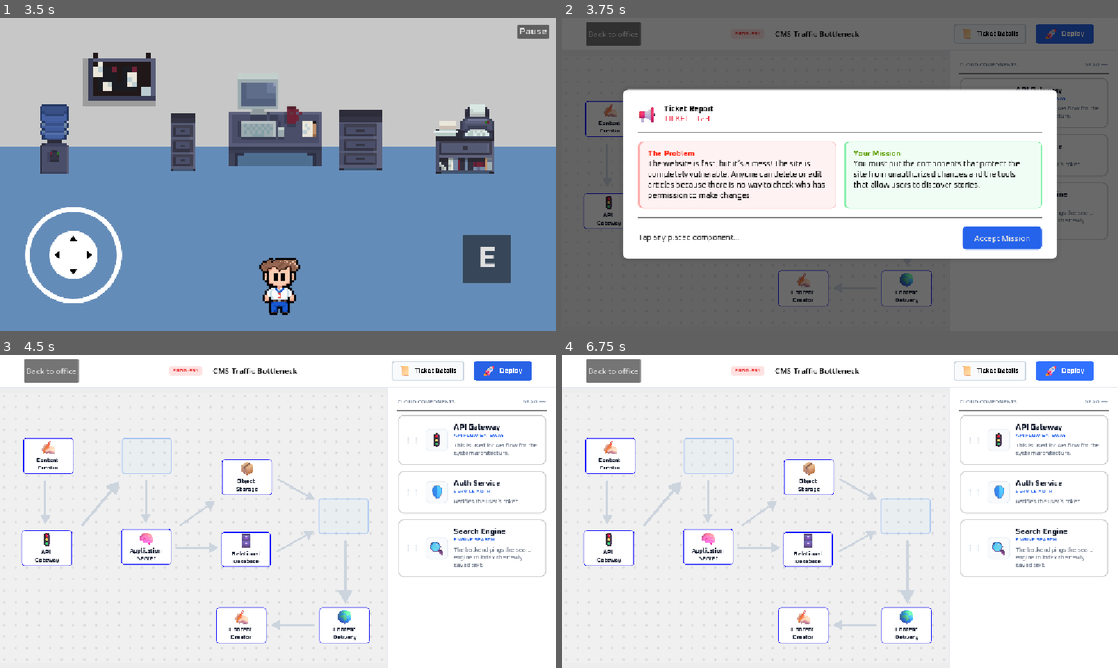
Above: before the commit, frames 1-4 (two rows, left to right).
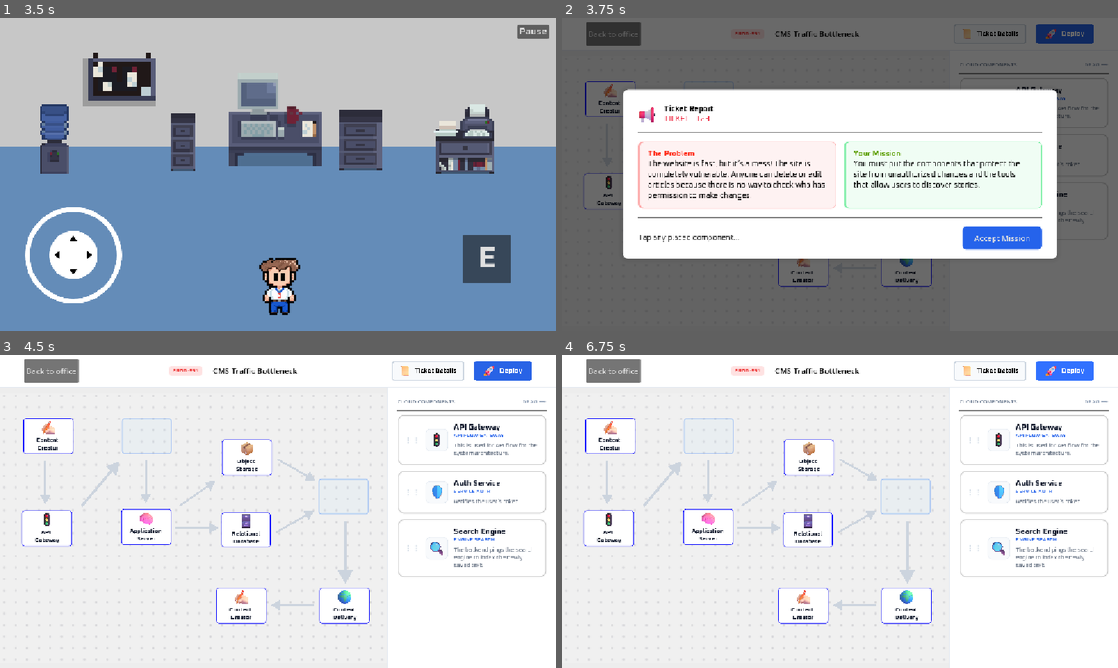
Above: after the commit, the same moments.

Repository: DezJukes/tech-ticket-hero
Game: Godot game, scene res://Scenes/Menu/main_menu.tscn
The game is run twice, just before and just after one commit, with the same random seed, the same clock (stepped at 60 frames per second) and the same inputs.
Inputs (mouse positions are in pixels of both pictures, inside the frame that each line leads up to):
- Up to frame 1 (3.5 s): move the mouse to (400, 158) at 0.52 s; hold D (move_right) 0.53-1.25 s; tap E (interact) at 0.6 s; click (400, 158) at 0.67 s; drag from (166, 190) to (250, 237) at 1.27 s; click (278, 212) at 2 s; click (272, 193) at 2.75 s
- Up to frame 2 (3.75 s): click "E" at 3.5 s
- Up to frame 3 (4.5 s): click "Accept Mission" at 4.25 s
- Up to frame 4 (6.75 s): click (990, 370) at 5 s; click "Accept Mission" at 5.75 s; click (1062, 370) at 6.5 s

Frame 1 is identical in both runs. In frame 2, 1.2% of the frame differs, in the area x 4-67%, y 20-93%; in frame 3, 4.3%, in the area x 3-67%, y 20-93%; in frame 4, 4.3%.

Commit message:
Checkpoint; TODO: Finish the other Architectures

Diff:
--- a/Scenes/System Architecture Gameplay/GameInterface.tscn
+++ b/Scenes/System Architecture Gameplay/GameInterface.tscn
@@ -158,9 +158,9 @@
 anchor_right = 0.0
 anchor_bottom = 0.0
 offset_left = 49.0
-offset_top = 96.0
+offset_top = 55.0
 offset_right = 149.0
-offset_bottom = 166.0
+offset_bottom = 125.0
 grow_horizontal = 1
 grow_vertical = 1
 
@@ -170,9 +170,9 @@
 anchor_right = 0.0
 anchor_bottom = 0.0
 offset_left = 449.0
-offset_top = 447.0
+offset_top = 406.0
 offset_right = 549.0
-offset_bottom = 517.0
+offset_bottom = 476.0
 grow_horizontal = 1
 grow_vertical = 1
 
@@ -182,9 +182,9 @@
 anchor_right = 0.0
 anchor_bottom = 0.0
 offset_left = 46.0
-offset_top = 287.0
+offset_top = 246.0
 offset_right = 146.0
-offset_bottom = 357.0
+offset_bottom = 316.0
 grow_horizontal = 1
 grow_vertical = 1
 
@@ -194,9 +194,9 @@
 anchor_right = 0.0
 anchor_bottom = 0.0
 offset_left = 661.0
-offset_top = 221.0
+offset_top = 180.0
 offset_right = 761.0
-offset_bottom = 291.0
+offset_bottom = 250.0
 grow_horizontal = 1
 grow_vertical = 1
 expected_component = "Search Engine"
@@ -207,9 +207,9 @@
 anchor_right = 0.0
 anchor_bottom = 0.0
 offset_left = 252.0
-offset_top = 284.0
+offset_top = 243.0
 offset_right = 352.0
-offset_bottom = 354.0
+offset_bottom = 313.0
 grow_horizontal = 1
 grow_vertical = 1
 
@@ -219,9 +219,9 @@
 anchor_right = 0.0
 anchor_bottom = 0.0
 offset_left = 461.0
-offset_top = 140.0
+offset_top = 99.0
 offset_right = 561.0
-offset_bottom = 210.0
+offset_bottom = 169.0
 grow_horizontal = 1
 grow_vertical = 1
 
@@ -231,9 +231,9 @@
 anchor_right = 0.0
 anchor_bottom = 0.0
 offset_left = 459.0
-offset_top = 290.0
+offset_top = 249.0
 offset_right = 559.0
-offset_bottom = 360.0
+offset_bottom = 319.0
 grow_horizontal = 1
 grow_vertical = 1
 
@@ -243,9 +243,9 @@
 anchor_right = 0.0
 anchor_bottom = 0.0
 offset_left = 253.0
-offset_top = 96.0
+offset_top = 55.0
 offset_right = 353.0
-offset_bottom = 166.0
+offset_bottom = 125.0
 grow_horizontal = 1
 grow_vertical = 1
 expected_component = "Auth Service"
@@ -256,9 +256,9 @@
 anchor_right = 0.0
 anchor_bottom = 0.0
 offset_left = 663.0
-offset_top = 447.0
+offset_top = 406.0
 offset_right = 763.0
-offset_bottom = 517.0
+offset_bottom = 476.0
 grow_horizontal = 1
 grow_vertical = 1
 
@@ -266,9 +266,9 @@
 custom_minimum_size = Vector2(32, 32)
 layout_mode = 0
 offset_left = 63.0
-offset_top = 168.0
+offset_top = 127.0
 offset_right = 123.0
-offset_bottom = 288.0
+offset_bottom = 247.0
 texture = ExtResource("16_nprbw")
 expand_mode = 1
 stretch_mode = 5
@@ -277,9 +277,9 @@
 custom_minimum_size = Vector2(32, 32)
 layout_mode = 0
 offset_left = 271.0
-offset_top = 166.0
+offset_top = 125.0
 offset_right = 331.0
-offset_bottom = 286.0
+offset_bottom = 245.0
 texture = ExtResource("16_nprbw")
 expand_mode = 1
 stretch_mode = 5
@@ -288,9 +288,9 @@
 custom_minimum_size = Vector2(32, 32)
 layout_mode = 0
 offset_left = 671.0
-offset_top = 286.0
+offset_top = 245.0
 offset_right = 758.0
-offset_bottom = 460.0
+offset_bottom = 419.0
 texture = ExtResource("16_nprbw")
 expand_mode = 1
 stretch_mode = 5
@@ -298,10 +298,10 @@
 [node name="Arrow2" type="TextureRect" parent="Workspace/BoardArea/TextureRect" unique_id=461042442]
 custom_minimum_size = Vector2(32, 32)
 layout_mode = 0
-offset_left = 187.00002
-offset_top = 317.00003
+offset_left = 187.00003
+offset_top = 276.0
 offset_right = 268.35608
-offset_bottom = 479.7122
+offset_bottom = 438.71216
 rotation = -2.443461
 texture = ExtResource("16_nprbw")
 expand_mode = 1
@@ -311,9 +311,9 @@
 custom_minimum_size = Vector2(32, 32)
 layout_mode = 0
 offset_left = 377.0
-offset_top = 308.0
+offset_top = 267.0
 offset_right = 437.0
-offset_bottom = 428.0
+offset_bottom = 387.0
 rotation = -2.1816616
 texture = ExtResource("16_nprbw")
 expand_mode = 1
@@ -323,9 +323,9 @@
 custom_minimum_size = Vector2(32, 32)
 layout_mode = 0
 offset_left = 348.0
-offset_top = 351.0
+offset_top = 310.0
 offset_right = 408.0
-offset_bottom = 471.0
+offset_bottom = 430.0
 rotation = -1.5707964
 texture = ExtResource("16_nprbw")
 expand_mode = 1
@@ -335,9 +335,9 @@
 custom_minimum_size = Vector2(32, 32)
 layout_mode = 0
 offset_left = 664.0
-offset_top = 451.0
+offset_top = 410.0
 offset_right = 724.0
-offset_bottom = 571.0
+offset_bottom = 530.0
 rotation = 1.5707964
 texture = ExtResource("16_nprbw")
 expand_mode = 1
@@ -347,9 +347,9 @@
 custom_minimum_size = Vector2(32, 32)
 layout_mode = 0
 offset_left = 547.0
-offset_top = 198.00003
+offset_top = 157.00003
 offset_right = 607.0
-offset_bottom = 318.00003
+offset_bottom = 277.00003
 rotation = -1.0576695
 texture = ExtResource("16_nprbw")
 expand_mode = 1
@@ -359,9 +359,9 @@
 custom_minimum_size = Vector2(32, 32)
 layout_mode = 0
 offset_left = 574.00006
-offset_top = 363.00003
+offset_top = 321.99994
 offset_right = 634.00006
-offset_bottom = 483.00003
+offset_bottom = 441.99994
 rotation = -2.083923
 texture = ExtResource("16_nprbw")
 expand_mode = 1
Not shown, changed: export_presets.cfg
Not shown, added: APKs/Test Output/TTH_v04.apk
